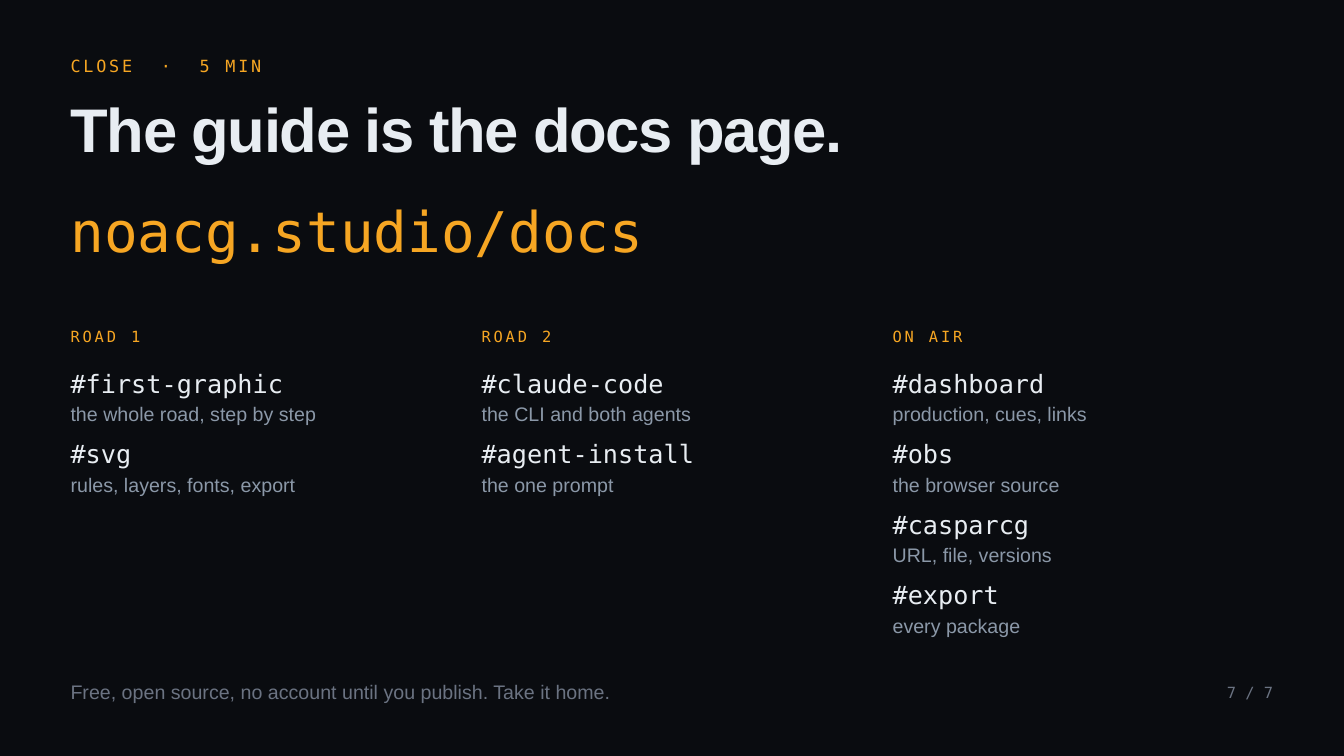
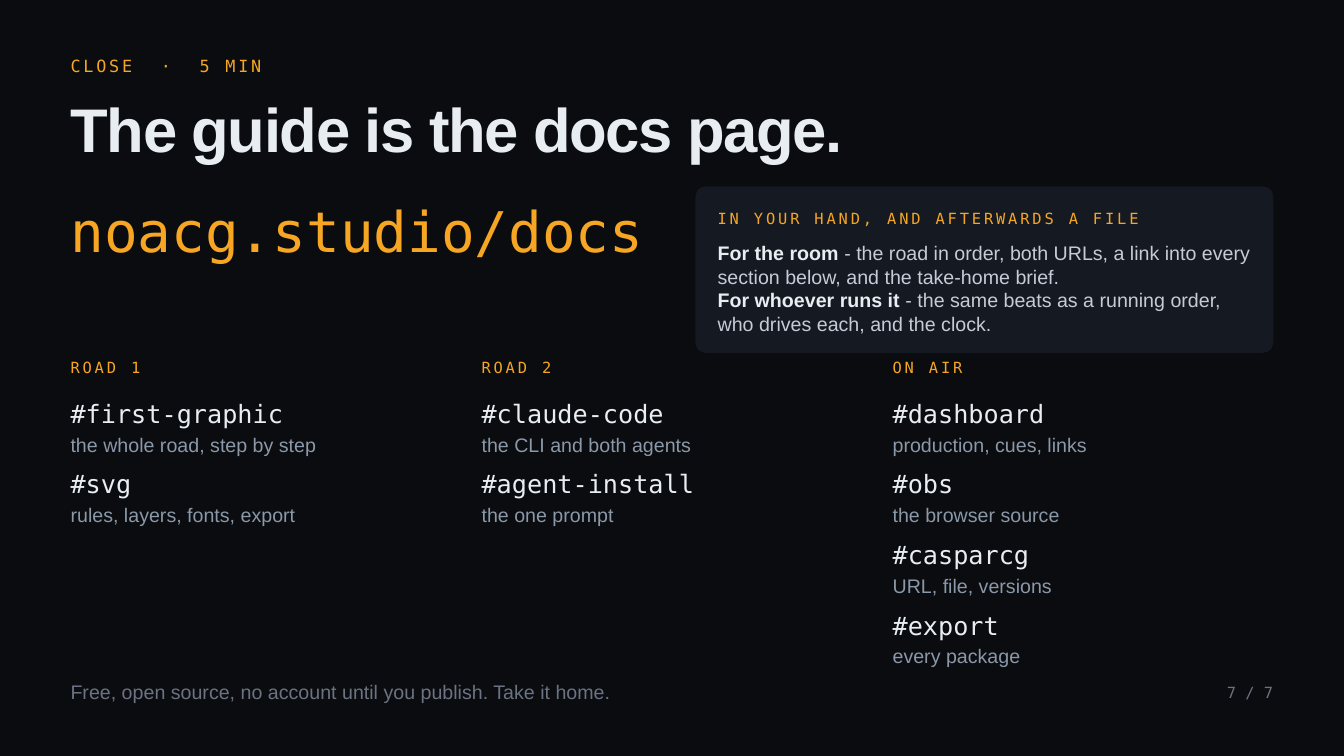
Before and after one commit to NoaCG/NoaCG-Studio, a slide deck: slide 7 of docs/presentation-2026-09-25/NoaCG-2026-09-25.pptx. Drawn at 1344x756 pixels with LibreOffice and Linux fonts; fonts in the diff are those of the drawing. Boxes give left, top, right and bottom in pixels: in the first picture for what was removed or moved away, otherwise in the second. Text is boxed around its words. In the diff, an @@ line names an element or a change of style, - is before the commit and + after.

```diff
--- a/docs/presentation-2026-09-25/NoaCG-2026-09-25.pptx
+++ b/docs/presentation-2026-09-25/NoaCG-2026-09-25.pptx
@@ rounded rectangle added at (x1=696, y1=187, x2=1273, y2=353), fill #141922 @@
@@ text added at (x1=718, y1=212, x2=1139, y2=226), 11 pt, text #F6A623 @@
+IN YOUR HAND, AND AFTERWARDS A FILE
@@ text added at (x1=718, y1=245, x2=1250, y2=334), 14 pt, text #C6CCD6 @@
+For the room - the road in order, both URLs, a link into every section below, and the take-home brief.
+For whoever runs it - the same beats as a running order, who drives each, and the clock.
@@ 19 texts moved together from (x1=71, y1=330, x2=1086, y2=637) to (x1=71, y1=361, x2=1086, y2=667) @@
```
Also in this commit, not shown: 5 other slides changed, 5 other files.
